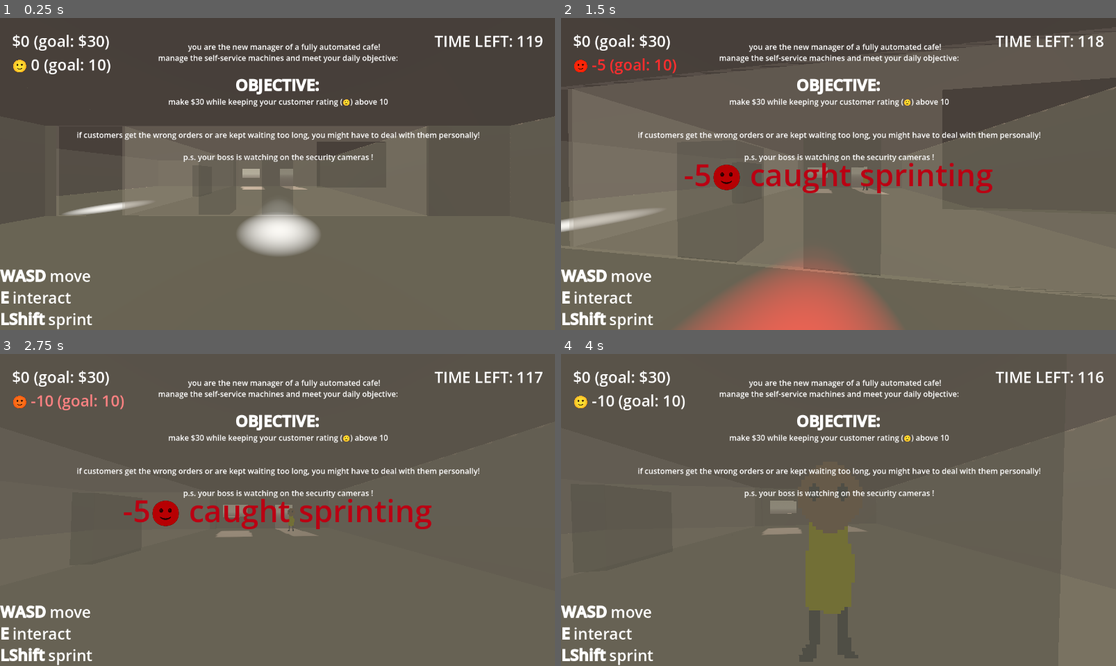
Above: before the commit, frames 1-4 (two rows, left to right).
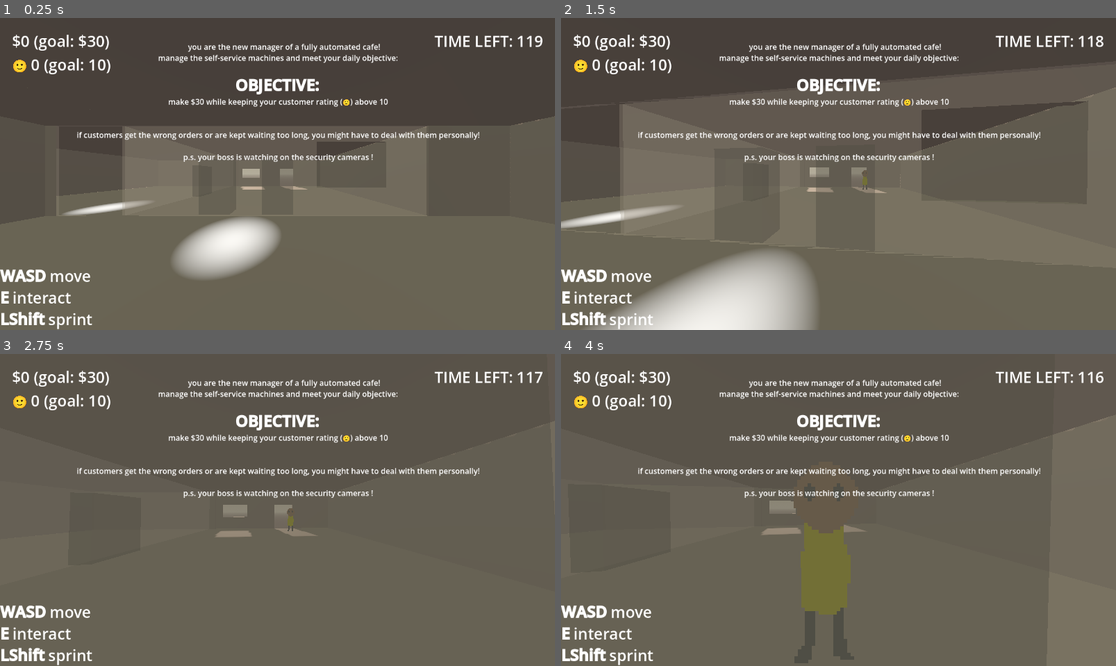
Above: after the commit, the same moments.

Repository: Sunday-Studio-Team/cafe
Game: Godot game, scene res://main.tscn
Two runs of this game, one before a commit and one after it. Both use one fixed random seed, a clock stepped at 60 frames per second and the inputs below.
Inputs (mouse positions are in pixels of both pictures, inside the frame that each line leads up to):
- Up to frame 1 (0.25 s): no input
- Up to frame 2 (1.5 s): move the mouse to (866, 174) at 0.52 s; hold E (interact) 0.53-1.28 s; hold W (move_forward) from 0.53 s (still down); tap Shift (sprint) at 0.8, 1.35 s; move the mouse to (810, 174) at 1.27 s
- Up to frame 3 (2.75 s): keep holding W (move_forward); tap E (interact) at 1.55 s; move the mouse to (288, 503) at 2.02 s; hold E (interact) from 2.03 s (still down); tap Shift (sprint) at 2.3 s
- Up to frame 4 (4 s): keep holding W (move_forward); move the mouse to (832, 516) at 2.77 s; release E (interact) at 2.78 s; tap Shift (sprint) at 2.85 s; tap E (interact) at 3.05 s; move the mouse to (877, 513) at 3.52 s; hold Shift (sprint) from 3.53 s (still down); tap I at 3.6 s

The runs differ from the first frame. In frame 1, 3.6% of the frame differs, in the area x 31-58%, y 59-84%; in frame 2, 24%, in the area x 0-100%, y 4-100%; in frame 3, 2.2%; in frame 4, 0.9%.

Commit message:
rebalance some timers and values

Diff:
--- a/godot/customer.tscn
+++ b/godot/customer.tscn
@@ -54,7 +54,7 @@
 text = "⌛"
 
 [node name="Timer" type="Timer" parent="." unique_id=493127331]
-wait_time = 20.0
+wait_time = 25.0
 one_shot = true
 
 [node name="TimeBonusLabel" type="Label3D" parent="." unique_id=1602389944]
--- a/godot/machine.tscn
+++ b/godot/machine.tscn
@@ -138,6 +138,7 @@
 display_name = "[color=yellow]remake drink by hand"
 mesh = NodePath("MeshInstance3D")
 hold_to_interact = true
+time_to_hold = 3.0
 
 [node name="MeshInstance3D" type="MeshInstance3D" parent="MakeDrinkButton" unique_id=432966545]
 transform = Transform3D(1, 0, 0, 0, 1, 0, 0, 0, 1, 0, 0.12589586, 0.03169334)
--- a/godot/main.tscn
+++ b/godot/main.tscn
@@ -381,8 +381,8 @@
 
 [node name="SecurityCam" parent="." unique_id=557976636 instance=ExtResource("12_dg77c")]
 transform = Transform3D(0.92853117, 0, -0.3712544, 0, 1, 0, 0.3712544, 0, 0.92853117, -6.9470425, 2.819897, 4.209534)
+rotation_pause_length = 4.0
 
 [node name="SecurityCam2" parent="." unique_id=245896451 instance=ExtResource("12_dg77c")]
-transform = Transform3D(1, 0, 0, 0, 1, 0, 0, 0, 1, 0.1084466, 2.799243, 5.982108)
-rotation_amount = 120.0
-rotation_time = 5.0
+transform = Transform3D(1, 0, 0, 0, 1, 0, 0, 0, 1, -0.88471025, 2.799243, 6.382108)
+rotation_time = 6.0
--- a/godot/player.gd
+++ b/godot/player.gd
@@ -3,8 +3,8 @@
 
 const ACCELERATION := 25.0
 const DECELERATION := 25.0
-const DEFAULT_MOVE_SPEED := 2.0
-const SPRINT_MOVE_SPEED := 5.0
+const DEFAULT_MOVE_SPEED := 1.5
+const SPRINT_MOVE_SPEED := 4.0
 const STRIDE_LENGTH := 0.75
 
 @export var camera: Camera3D
@@ -111,6 +111,7 @@
 		move_speed = DEFAULT_MOVE_SPEED
 
 
+# (unfinished) plays footstep sounds if we're moving
 func handle_footstep_sounds() -> void:
 	if get_last_motion() == Vector3.ZERO:
 		dist_travelled_since_last_step = 0
--- a/godot/player.tscn
+++ b/godot/player.tscn
@@ -21,7 +21,7 @@
 
 [node name="RayCast3D" type="RayCast3D" parent="Camera3D" unique_id=1327192755]
 transform = Transform3D(1, 0, 0, 0, 1, 0, 0, 0, 1, 0, -0.00467813, 0)
-target_position = Vector3(0, 0, -2)
+target_position = Vector3(0, 0, -1.5)
 collision_mask = 2
 hit_from_inside = true
 collide_with_areas = true
--- a/godot/security_cam.gd
+++ b/godot/security_cam.gd
@@ -26,19 +26,24 @@
 
 
 func _physics_process(_delta: float) -> void:
+	if not timer.is_stopped():
+		spotlight.light_color = Color.DIM_GRAY
+		return
+
 	var player_in_spotlight := false
 
 	for r in all_rays:
 		var collider = r.get_collider()
 		if collider == Global.player:
-			if not timer.is_stopped():
-				return
-
 			if Input.is_action_pressed("sprint") and Global.player.get_last_motion() != Vector3.ZERO:
 				Events.player_caught_sprinting.emit()
 				timer.start()
 				Global.customer_score -= Global.penalty_for_sprinting
-			elif Input.is_action_pressed("interact") and Global.hovered_interactable.display_name.contains("remake drink"):
+			elif (
+				Input.is_action_pressed("interact")
+				and Global.hovered_interactable != null
+				and Global.hovered_interactable.display_name.contains("remake drink")
+			):
 				Events.player_caught_remaking.emit()
 				timer.start()
 				Global.customer_score -= Global.penalty_for_remaking_drink
--- a/godot/security_cam.tscn
+++ b/godot/security_cam.tscn
@@ -19,4 +19,5 @@
 target_position = Vector3(0, -10, 0)
 
 [node name="Timer" type="Timer" parent="." unique_id=2144038531]
+wait_time = 2.0
 one_shot = true
Not shown: 1 places in godot/main.tscn that only renumber resources
